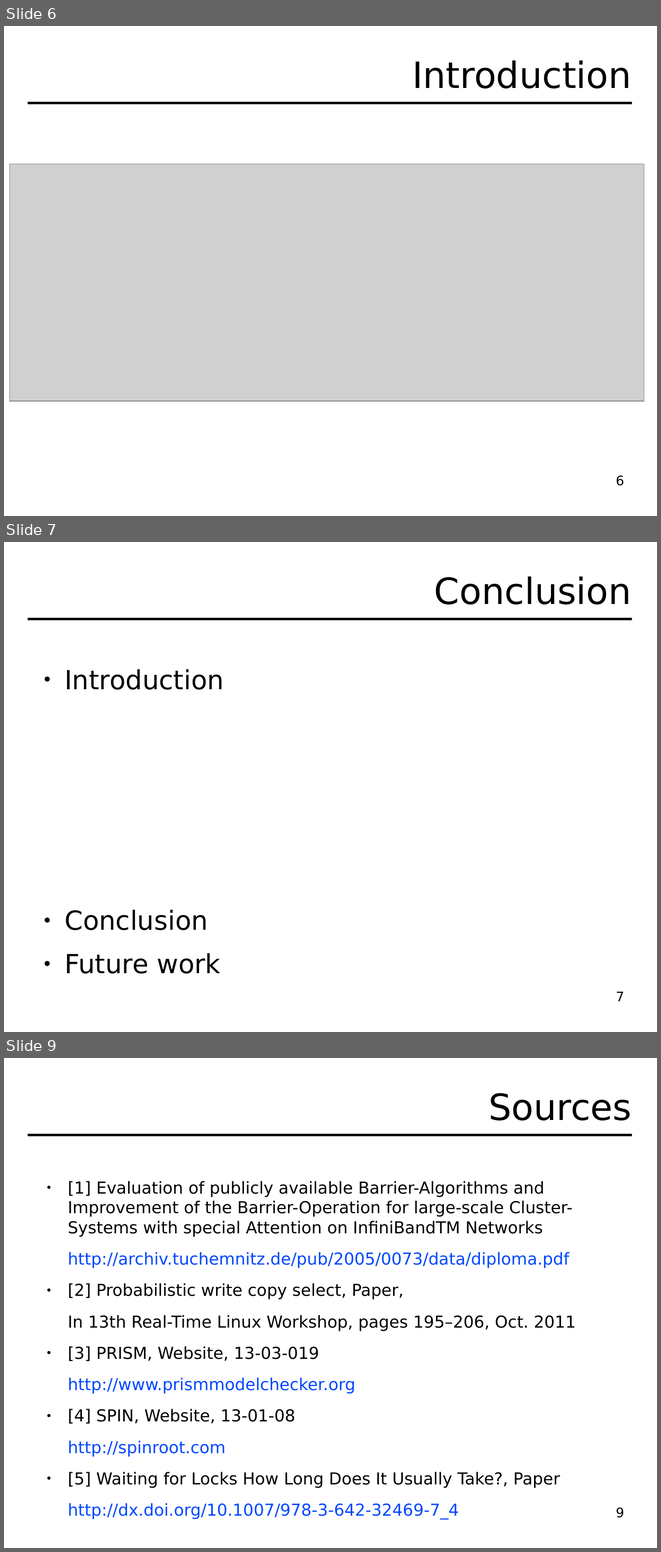
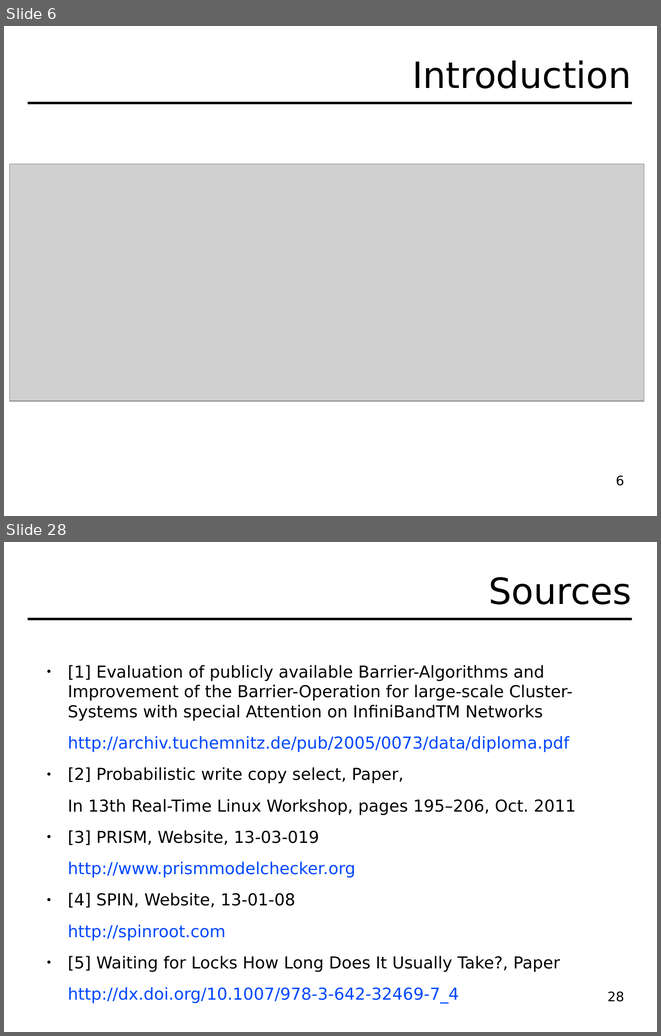
Before and after one commit to hydroo/minor-thesis-barriers, a slide deck: presentation/slides.odp. Shown one above the other, each under a label of ours: slides 6, 7 and 9 before the commit, slides 6 and 28 after it; the slides between them are not shown. The pictures are 661x1552 and 661x1036 pixels, drawn with LibreOffice and Linux fonts; fonts in the diff are those of the drawing; grey boxes stand for pictures. Boxes give left, top, right and bottom in pixels: in the first picture for what was removed or moved away, otherwise in the second. Text is boxed around its words. In the diff, an @@ line names an element or a change of style, - is before the commit and + after.

```diff
--- a/presentation/slides.odp
+++ b/presentation/slides.odp
@@ slide 7 removed at bbox=[4, 542, 657, 1032], background #FFFFFF @@
@@ title removed at bbox=[434, 576, 632, 605] @@
-Conclusion
@@ line removed from (28, 619) to (632, 619) @@
@@ text removed at bbox=[64, 669, 224, 974] @@
-● Introduction
-● Conclusion
-● Future work
@@ page number removed at bbox=[616, 992, 624, 1002] @@
-7
@@ what was slide 9 is now slide 28 @@
@@ page number at bbox=[608, 991, 625, 1002]: text changed @@
-9
+28
```
Also in this commit, not shown: 4 slides changed, 20 slides added, 12 other files.
